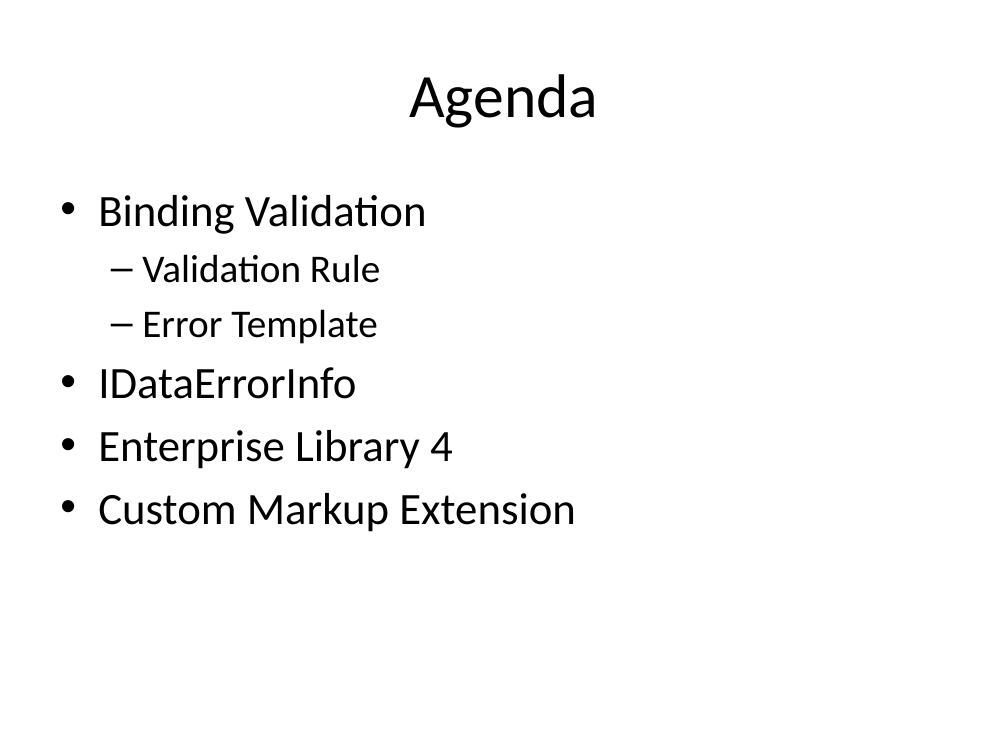
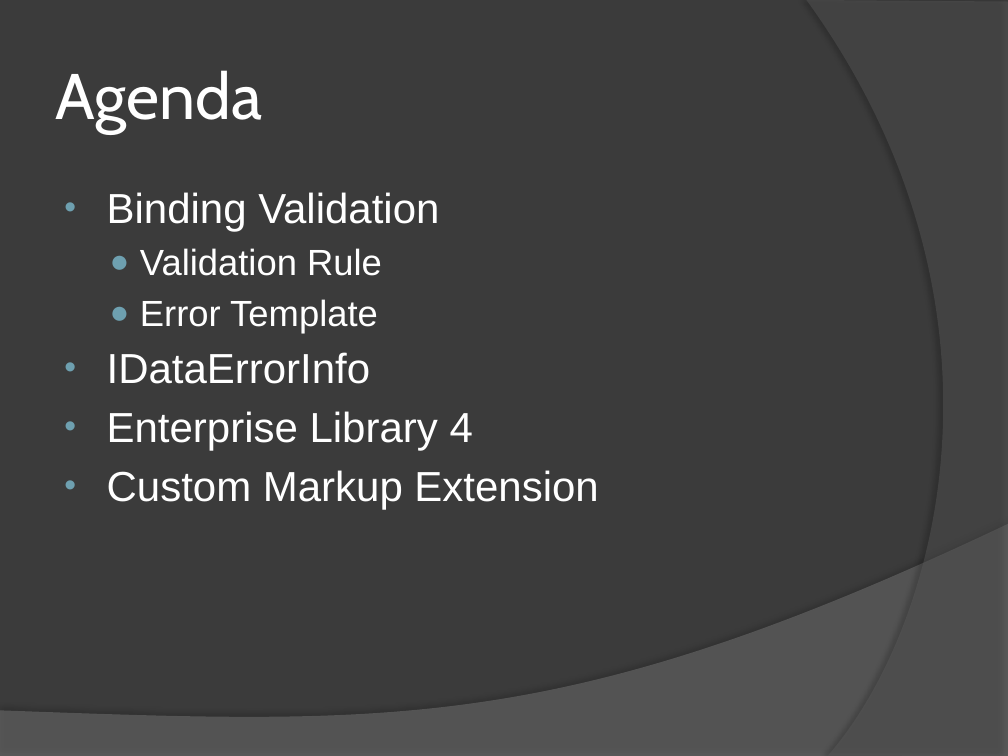
Before and after one commit to RookieOne/WPF-Input-Validation, a slide deck: slide 2 of WPF Validation.pptx. Drawn at 1008x756 pixels with LibreOffice and Linux fonts; fonts in the diff are those of the drawing. Boxes give left, top, right and bottom in pixels: in the first picture for what was removed or moved away, otherwise in the second. Text is boxed around its words. In the diff, an @@ line names an element or a change of style, - is before the commit and + after.

```diff
--- a/WPF Validation.pptx
+++ b/WPF Validation.pptx
@@ background #FFFFFF to #3B3B3B @@
@@ freeform shape added at [806, 0, 1008, 756], fill #5E5E5E at 40% opacity @@
@@ title "Agenda" at [55, 70, 262, 133]: size 44 to 46 pt, font Calibri to Cabin, text colour #000000 to #FFFFFF; alignment centre to left @@
@@ text "Binding Validation" at [107, 192, 598, 510]: size 32 to 30 pt in "Binding Validation", "IDataErrorInfo", "Enterprise Library 4", "Custom Markup Extension"; font Calibri to Arial, text colour #000000 to #FFFFFF; size 28 to 26 pt in "Validation Rule", "Error Template"; indent changed; bullet – to ● @@
@@ freeform shape added at [0, 524, 1008, 756], fill #7F7F7F at 45% opacity @@
```
Also in this commit, not shown: 1 other slide changed, 22 slides added.
